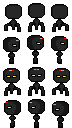
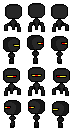
Layered file, before and after one edit (72 x 128). Changes by layer:
hid "misc" over (5, 38, 67, 105)
added layer "eyes-alt-animation" above "eyes-alt" over (7, 43, 65, 108)
added layer "eyes-alt" above "eyes" over (5, 42, 67, 111)
hid "eyes" over (6, 42, 67, 111)
